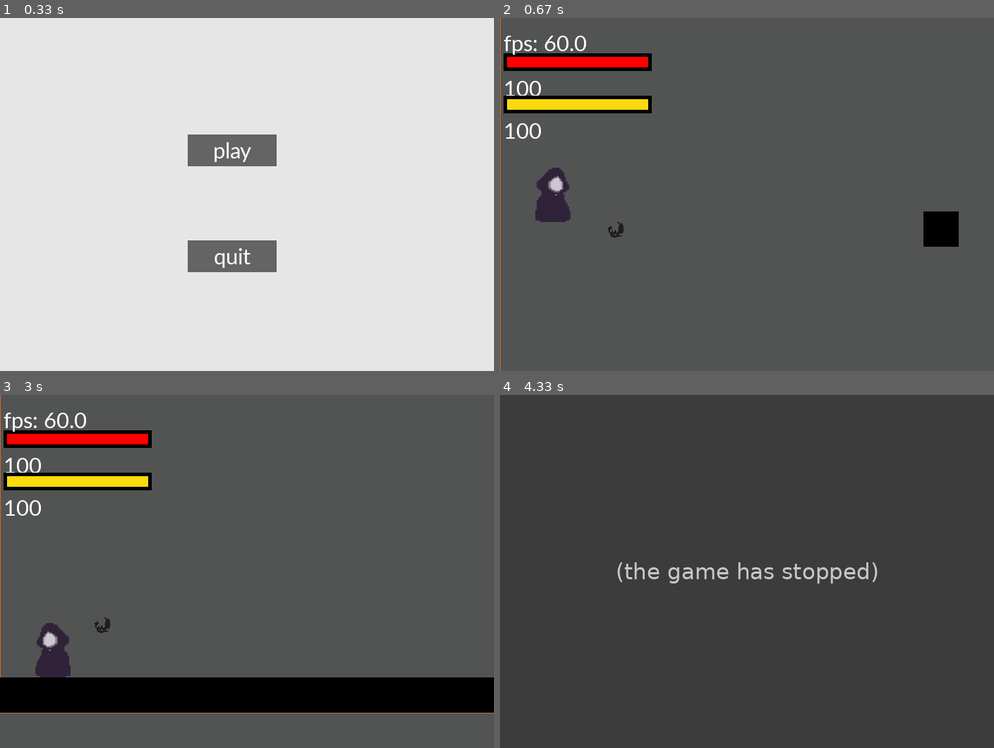
Above: before the commit, frames 1-4 (two rows, left to right).
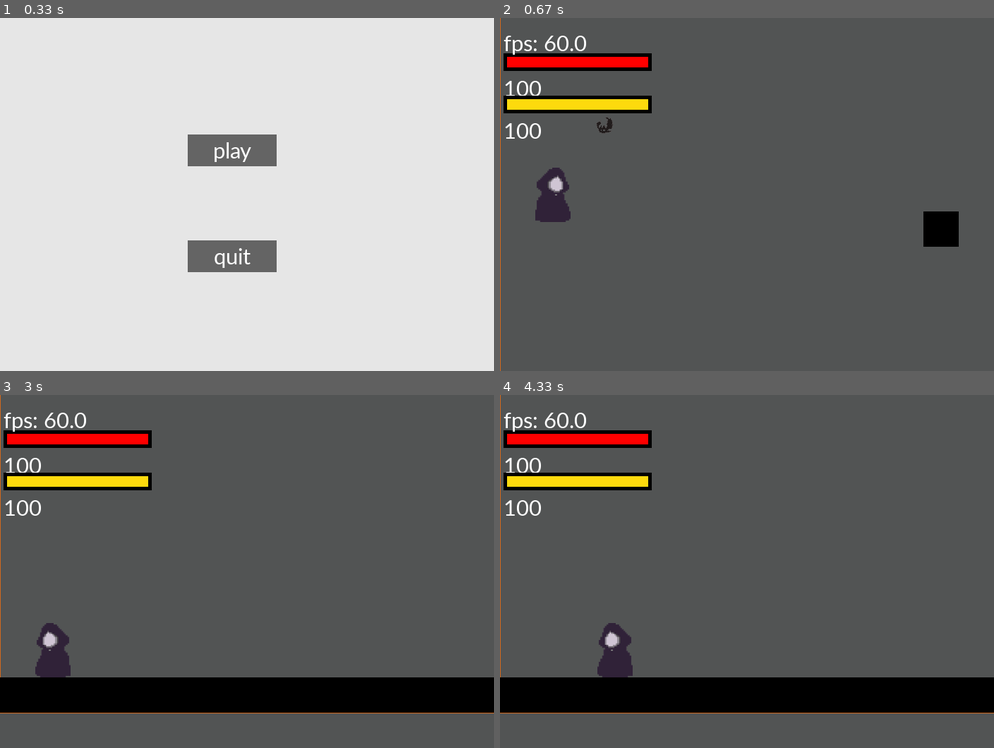
Above: after the commit, the same moments.

Repository: person011/pygame-cs-project
Game: pygame game, started from main.py
Same seed, same stepped clock (60 frames per second), same inputs: the game is played once before the commit and once after it.
Inputs (mouse positions are in pixels of both pictures, inside the frame that each line leads up to):
- Up to frame 1 (0.33 s): no input
- Up to frame 2 (0.67 s): click "play" at 0.38 s
- Up to frame 3 (3 s): hold Right 0.67-1.13 s; move the mouse to (405, 560) at 0.7 s; hold Right 1.5-1.97 s; hold Left 2-2.53 s; hold Left 2.57-2.97 s
- Up to frame 4 (4.33 s): hold Up 3-3.37 s; hold Right 3.4-4.03 s; hold Left from 4.07 s (still down)

Frame 1 is identical in both runs. In frame 2, 0.1% of the frame differs, in the area x 19-26%, y 28-63%; in frame 3, less than 0.1%; in frame 4, 15%, in the area x 0-100%, y 0-91%.
Error before the commit: ZeroDivisionError: division by zero (bat.py line 36); the game stopped at 4.32 s (later frames are placeholders)

Commit message:
bat follows

Diff:
--- a/Objects/bat.py
+++ b/Objects/bat.py
@@ -14,6 +14,7 @@
         self.original_speed=speed
         self.speed = speed
         self.spawn_point=location
+        self.position = pygame.math.Vector2((self.rect.x, self.rect.y))
     def update(self, player):
         self.move(player)
     def check_collisions(self, offset, index, obstacles):
@@ -24,23 +25,14 @@
             self.rect[index] += (1 if offset[index]<0 else -1)
             unaltered = False
         return unaltered
-    def angle_between(self, p1, p2):
-        ang1 = np.arctan2(*p1[::-1])
-        ang2 = np.arctan2(*p2[::-1])
-        return np.rad2deg((ang1 - ang2) % (2 * np.pi))
     def move(self, player):
-        y_coordinates=[self.rect.y, player.rect.y]
-        y_coordinates.sort()
-        x_coordinates=[self.rect.x, player.rect.x]
-        x_coordinates.sort()
-        angle=atan((y_coordinates[1]-y_coordinates[0])/(x_coordinates[1]-x_coordinates[0]))
-        direction=450-self.angle_between((self.rect.x, self.rect.y), (player.rect.x, player.rect.y))
-        #print(direction)
-        print(self.rect.x, self.rect.y)
-        #direction=115
-        #print(angle, degrees(angle))
-        self.rect.x += cos(radians(direction)) * self.speed
-        self.rect.y += sin(radians(direction)) * self.speed
+
+        player_position = player.rect.topleft
+        direction = player_position - self.position
+        velocity = direction.normalize() * self.speed
+
+        self.position += velocity
+        self.rect.topleft = self.position
     def draw(self, surface):
 
         surface.blit(self.main_image, self.rect)
--- a/Screens/MainGameScreen.py
+++ b/Screens/MainGameScreen.py
@@ -27,7 +27,7 @@
         self.keys = pygame.key.get_pressed()
         self.done = False
         self.player = Player((50,300), 4, (50, 300))
-        self.bat=Bat((200, 300), 10)
+        self.bat=Bat((200, 300), 4)
         self.viewport = self.screen.get_rect()
         #print(self.viewport)
         self.HealthBar=HealthBar(self.player)
